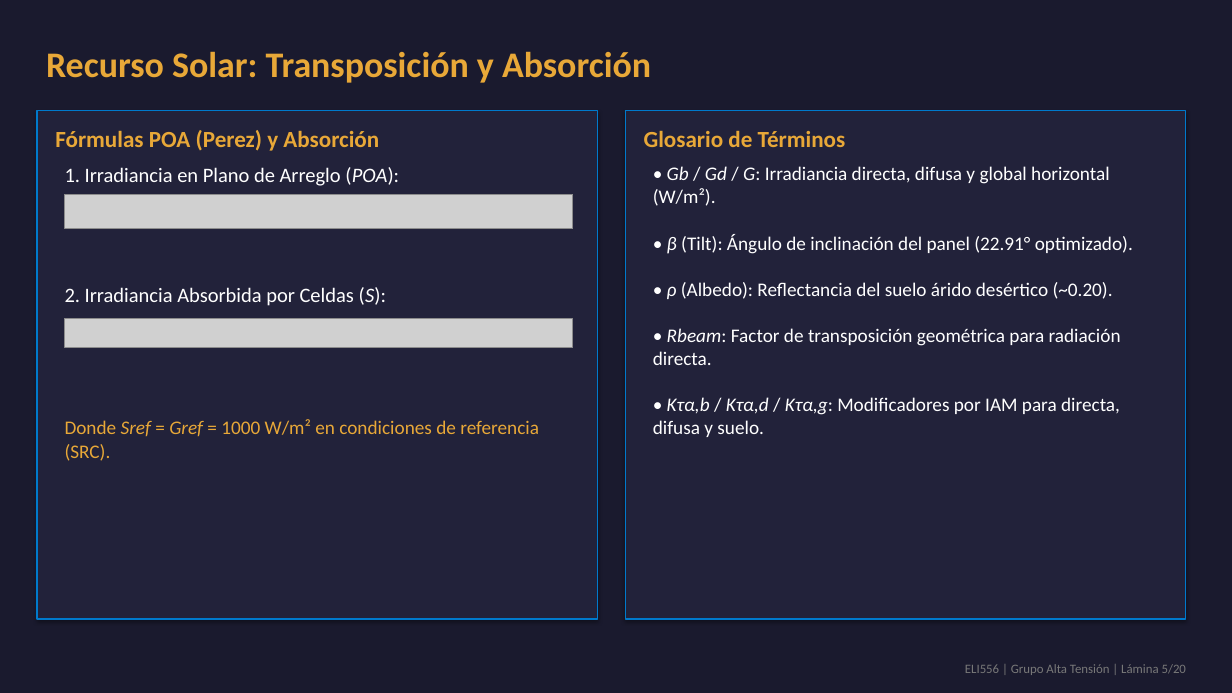
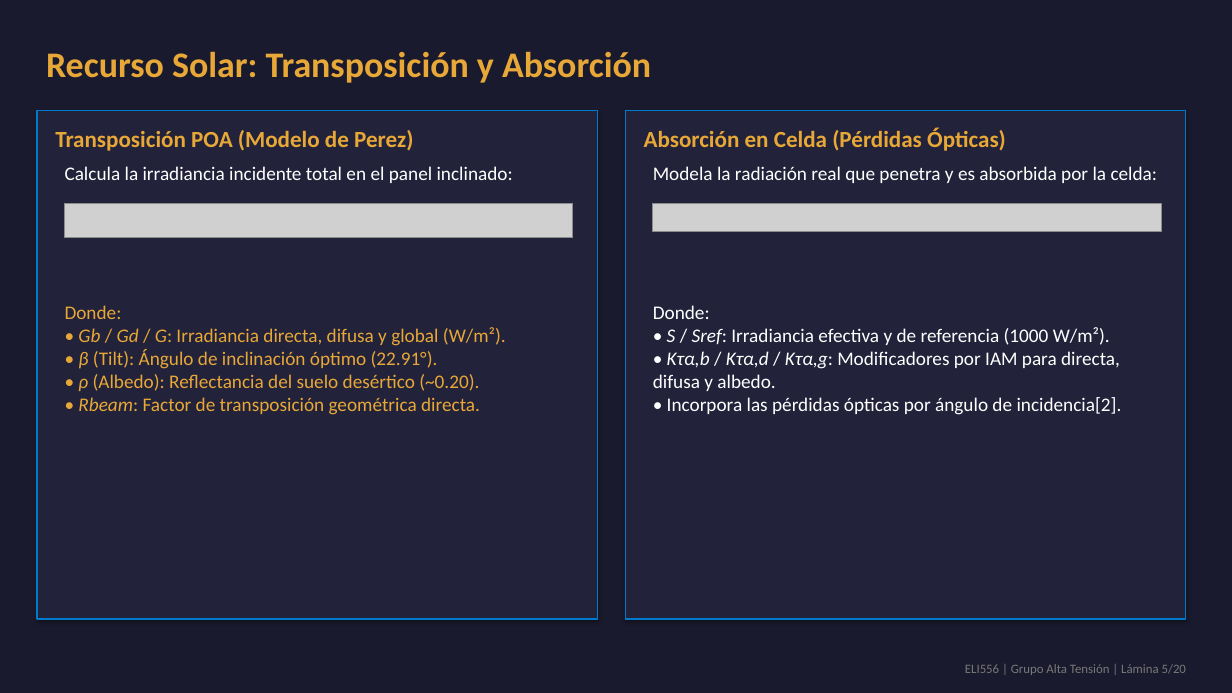
Before and after one commit to theChosen16/t2-paneles, a slide deck: slide 5 of output/Presentacion_Final_ELI556_Atacama.pptx. Drawn at 1232x693 pixels with LibreOffice and Linux fonts; fonts in the diff are those of the drawing; grey boxes stand for pictures. Boxes give left, top, right and bottom in pixels: in the first picture for what was removed or moved away, otherwise in the second. Text is boxed around its words. In the diff, an @@ line names an element or a change of style, - is before the commit and + after.

Commit message:
Redesign Slide 5, 6, and 12 layouts for visual symmetry and equation breathing room

```diff
--- a/output/Presentacion_Final_ELI556_Atacama.pptx
+++ b/output/Presentacion_Final_ELI556_Atacama.pptx
@@ text at [55, 130, 413, 151]: text changed @@
-Fórmulas POA (Perez) y Absorción
+Transposición POA (Modelo de Perez)
@@ text at [644, 128, 1006, 151]: text changed @@
-Glosario de Términos
+Absorción en Celda (Pérdidas Ópticas)
@@ text at [65, 166, 513, 183]: text changed; size 16 to 15 pt @@
-1. Irradiancia en Plano de Arreglo (POA):
+Calcula la irradiancia incidente total en el panel inclinado:
@@ text added at [653, 166, 1158, 183], 15 pt, text #FFFFFF @@
+Modela la radiación real que penetra y es absorbida por la celda:
@@ picture: place and size @@
-picture at [65, 194, 573, 229]
+picture at [65, 203, 573, 238]
@@ picture: place and size @@
-picture at [65, 319, 573, 348]
+picture at [653, 203, 1162, 232]
@@ text at [65, 305, 506, 415]: text changed; size 16 to 15 pt; text colour #FFFFFF to #E8A838 @@
-2. Irradiancia Absorbida por Celdas (S):
+Donde:
+• Gb / Gd / G: Irradiancia directa, difusa y global (W/m²).
+• β (Tilt): Ángulo de inclinación óptimo (22.91°).
+• ρ (Albedo): Reflectancia del suelo desértico (~0.20).
+• Rbeam: Factor de transposición geométrica directa.
@@ text at [653, 305, 1122, 415]: text changed @@
-• Gb / Gd / G: Irradiancia directa, difusa y global horizontal (W/m²).
-• β (Tilt): Ángulo de inclinación del panel (22.91° optimizado).
-• ρ (Albedo): Reflectancia del suelo árido desértico (~0.20).
-• Rbeam: Factor de transposición geométrica para radiación directa.
-• Kτα,b / Kτα,d / Kτα,g: Modificadores por IAM para directa, difusa y suelo.
+Donde:
+• S / Sref: Irradiancia efectiva y de referencia (1000 W/m²).
+• Kτα,b / Kτα,d / Kτα,g: Modificadores por IAM para directa, difusa y albedo.
+• Incorpora las pérdidas ópticas por ángulo de incidencia[2].
@@ text removed at [65, 419, 539, 461] @@
-Donde Sref = Gref = 1000 W/m² en condiciones de referencia (SRC).
```
Also in this commit, not shown: 2 other slides changed, 4 other files.
